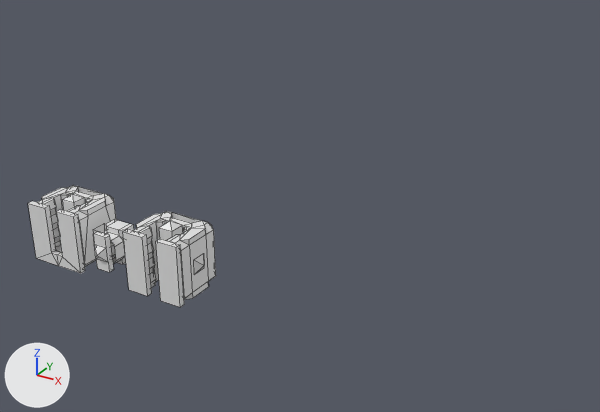
The Blender file Control Block/Blocks/Piston/BF/Rail/bf_rail_piston.blend: old version first, new version second.
Both versions are drawn from a 50 mm lens placed at (9.45, -8.69, 6.01), pointed at (4.29, -0.04, 1.39). Every picture has the same lights, and +X, +Y and +Z are marked at lower left. Mesh edges are drawn as thin lines.
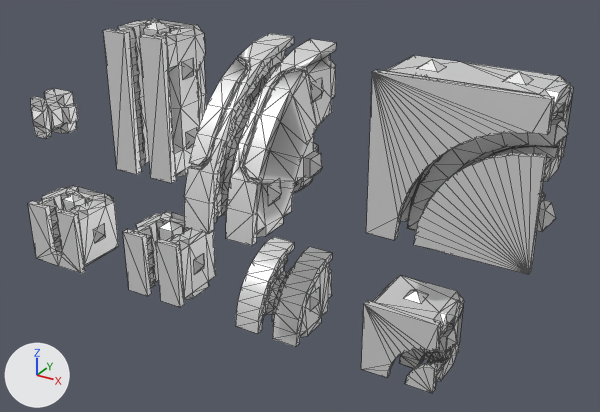
Edits to the bpy script that builds the scene:
```text
Change mat_material:
    mat_material.metallic: 0.0 -> 0.283
    add mat_material.specular_ior_level = 1.0
Change me_plane_006:
    used by ob_plane_001; location = (1.0, 0.0, 0.0); rotation_euler = (1.571, 0.0, 0.0), in degrees (90, 0, 0)
    remove me_plane_006.from_pydata(...)  # 69 vertices, 57 faces; spans x -0.303..0.303, y -0.3..0.3, z -0.06..0.6
    add me_plane_006.from_pydata(...)  # 61 vertices, 114 faces; spans x -0.303..0.303, y -0.3..0.3, z -0.06..0.59
    me_plane_006 part 1: 25 vertices removed from x -0.2..0.2, y -0.3..0.3, z 0.4..0.6; 25 vertices added at x -0.2..0.2, y -0.3..0.3, z 0.39..0.59
    me_plane_006 part 2: 8 vertices removed from x -0.125..0.125, y -0.3..0.3, z -0.06
Change me_cube_006:
    used by ob_cube_000; location = (0.0, 0.0, 0.0); rotation_euler = (1.571, 0.0, 0.0), in degrees (90, 0, 0)
    remove me_cube_006.from_pydata(...)  # 155 vertices, 174 faces; spans x -0.6..0.6, y -0.6..0.6, z -0.6..0.5
    add me_cube_006.from_pydata(...)  # 158 vertices, 259 faces; spans x -0.6..0.6, y -0.6..0.6, z -0.6..0.5
    me_cube_006 part 3
    5 vertices are removed from x -0.3..0.125, y -0.5..-0.3, z 0.4..0.5
    92 faces are deleted
    8 vertices are added at x -0.125..0.125, y -0.3..-0.205, z 0.4..0.5
    177 new faces join them
Change ob_plane_001:
    ob_plane_001.location: (1.0, 0.0, 0.0) -> (0.0, 0.0, 2.0)
Add ob_cube_005:
    ob_cube_005 = bpy.data.objects.new('Cube.005', me_cube_000)  # 642 vertices, 1097 faces, 1 loose edge; spans x -0.6..1.6, y -0.54..1.45, z -0.5..0.6; in mat_material_001 (its picture is missing)
    ob_cube_005.location = (6.0, 0.0, 2.0)
    ob_cube_005.rotation_euler = (-1.571, -1.571, 0.0)  # degrees (-90, -90, 0)
    ob_cube_005.scale = (1.0, 1.1, 1.0)
Add ob_cube_003:
    ob_cube_003 = bpy.data.objects.new('Cube.003', me_cube_015)  # 287 vertices, 416 faces; spans x -0.6..0.6, y -0.6..1.6, z -0.6..0.5; in mat_material (its picture is missing)
    ob_cube_003.location = (2.0, 0.0, 2.0)
    ob_cube_003.rotation_euler = (1.571, 0.0, 0.0)  # degrees (90, 0, 0)
Add ob_cube_008:
    ob_cube_008 = bpy.data.objects.new('Cube.008', me_cube_012)  # 296 vertices, 475 faces; spans x -0.707..0.707, y -0.708..0.707, z -0.6..0.5; in mat_material (its picture is missing)
    ob_cube_008.location = (6.0, 0.0, 0.0)
    ob_cube_008.rotation_euler = (1.571, -2.356, 0.0)  # degrees (90, -135, 0)
Add ob_cube_002:
    ob_cube_002 = bpy.data.objects.new('Cube.002', me_cube_004)  # 850 vertices, 1353 faces; spans x -0.6..0.6, y -0.6..1.5, z -1.5..0.6; in mat_material (its picture is missing)
    ob_cube_002.location = (4.0, 0.0, 2.0)
    ob_cube_002.rotation_euler = (3.142, 0.0, 0.0)  # degrees (180, 0, 0)
Add ob_m_bf_streamline_111_002:
    ob_m_bf_streamline_111_002 = bpy.data.objects.new('m_BF_Streamline_111.002', me_m_bf_streamline_111_002)  # 347 vertices, 550 faces; spans x -0.6..0.6, y -0.6..0.5, z -0.6..0.5; in mat_material (its picture is missing)
    ob_m_bf_streamline_111_002.location = (4.0, 0.0, 0.0)
    ob_m_bf_streamline_111_002.rotation_euler = (1.571, 0.0, 0.0)  # degrees (90, 0, 0)
```

Location of each change, [x1, y1, x2, y2] in pixels of the pictures (600 x 412 px; the box of a moved part takes in the faces that stretch with it):
'Cube.005', added
    after: [366, 55, 573, 274]
'Cube.002', added
    after: [184, 33, 336, 246]
'Cube.003', added
    after: [103, 19, 206, 183]
'Cube.008', added
    after: [361, 276, 464, 393]
'm_BF_Streamline_111.002', added
    after: [236, 237, 332, 347]
'Cube.001', surface changed
    both: [123, 211, 216, 307]
'Cube.000', surface changed, reshaped
    before: [28, 185, 116, 273]
    after: [28, 185, 119, 273]
'Plane.001', surface changed, reshaped, moved
    before: [93, 219, 134, 272]
    after: [31, 88, 78, 139]
part 1 of me_plane_006, moved or reshaped
    before: [93, 232, 125, 272]
    after: [31, 97, 63, 139]
part 2 of me_plane_006, deleted
    before: [107, 219, 133, 257]
part 3 of me_cube_006, built on
    before: [28, 186, 114, 273]
    after: [28, 186, 119, 273]
